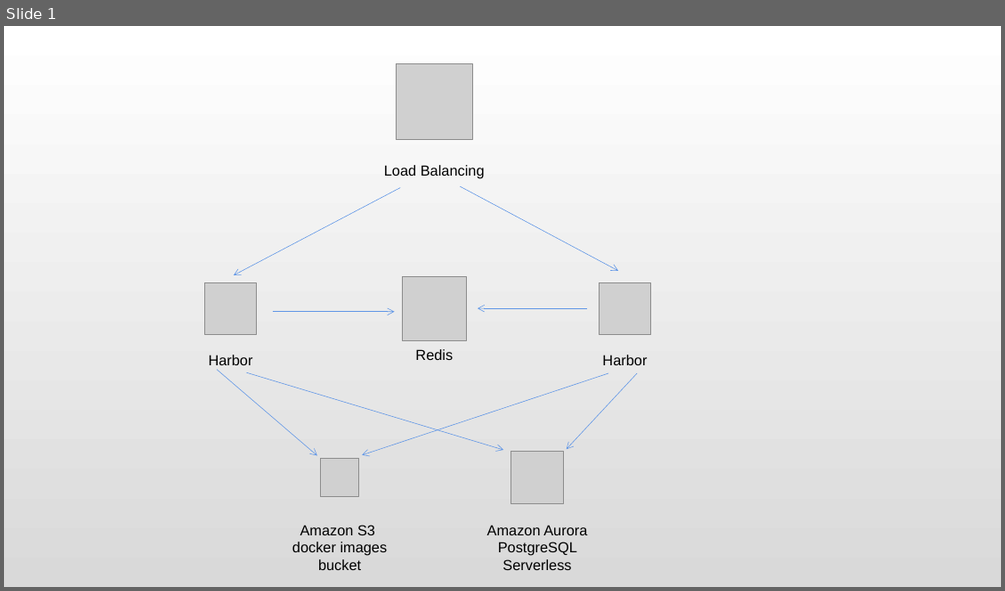
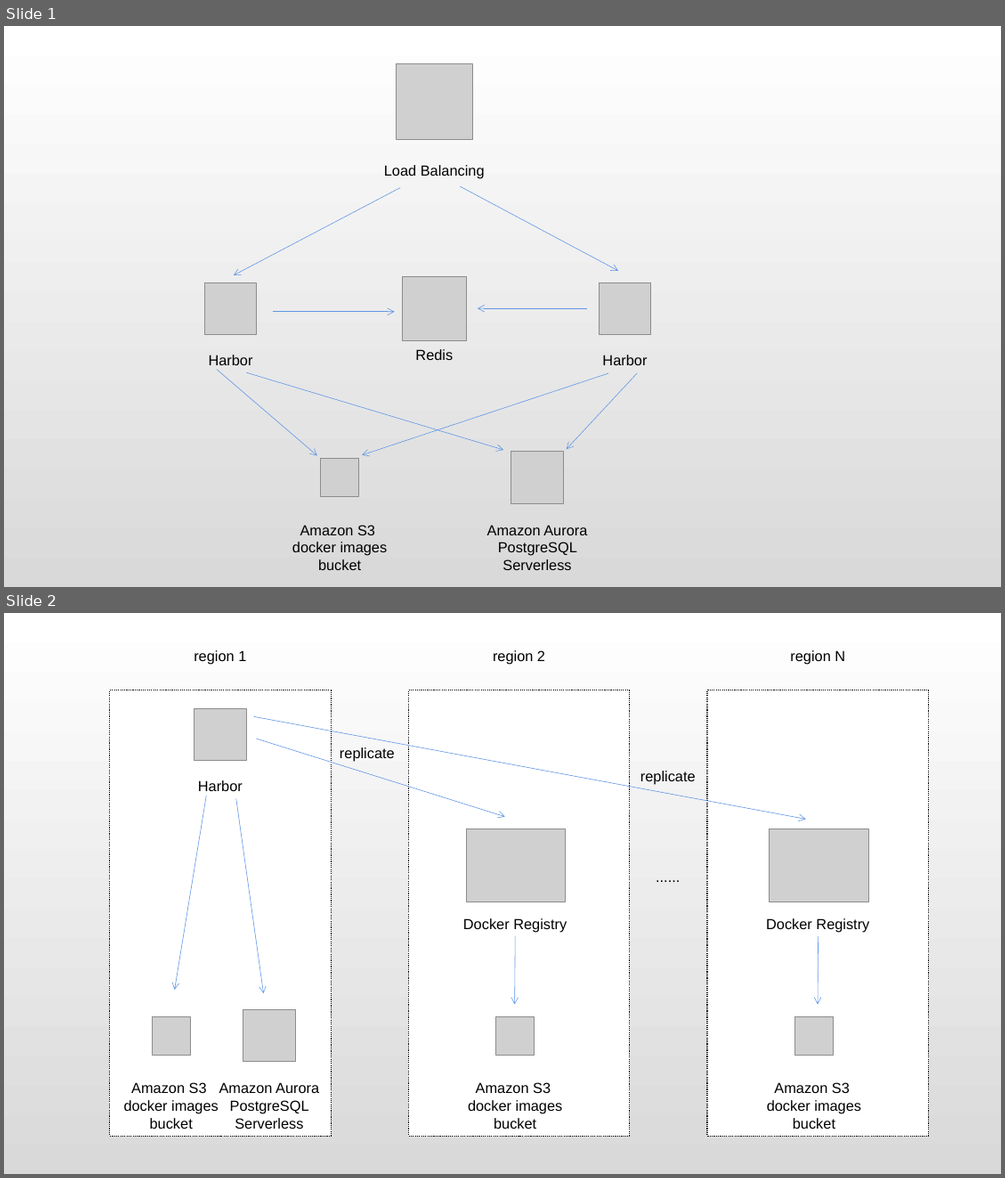
Before and after one commit to HuangDi1234/Doc, a slide deck: harbor_img/architecture.pptx. Shown one above the other, each under a label of ours: slide 1 before the commit, slides 1 and 2 after it. The pictures are 1005x591 and 1005x1178 pixels, drawn with LibreOffice and Linux fonts; fonts in the diff are those of the drawing; grey boxes stand for pictures. Boxes give left, top, right and bottom in pixels: in the first picture for what was removed or moved away, otherwise in the second. Text is boxed around its words. In the diff, an @@ line names an element or a change of style, - is before the commit and + after.

```diff
--- a/harbor_img/architecture.pptx
+++ b/harbor_img/architecture.pptx
@@ slide 2 added at (x1=4, y1=613, x2=1001, y2=1174), background #FFFFFF @@
@@ text added at (x1=194, y1=650, x2=246, y2=664), 14 pt, text #000000 @@
+region 1
@@ text added at (x1=493, y1=650, x2=545, y2=664), 14 pt, text #000000 @@
+region 2
@@ text added at (x1=790, y1=650, x2=845, y2=664), 14 pt, text #000000 @@
+region N
@@ rectangle added at (x1=109, y1=690, x2=331, y2=1135), fill #FFFFFF, outline #000000 1 pt dashed @@
@@ rectangle added at (x1=409, y1=690, x2=630, y2=1135), fill #FFFFFF, outline #000000 1 pt dashed @@
@@ rectangle added at (x1=707, y1=690, x2=928, y2=1135), fill #FFFFFF, outline #000000 1 pt dashed @@
@@ picture added at (x1=194, y1=709, x2=245, y2=761) @@
@@ arrow added from (254, 717) to (806, 819), #6096E6 0.5 pt @@
@@ arrow added from (256, 738) to (505, 817), #6096E6 0.5 pt @@
@@ text added at (x1=340, y1=747, x2=395, y2=762), 14 pt, text #000000 @@
+replicate
@@ text added at (x1=640, y1=771, x2=696, y2=785), 14 pt, text #000000 @@
+replicate
@@ arrow added from (207, 795) to (175, 989), #6096E6 0.5 pt @@
@@ text added at (x1=198, y1=780, x2=243, y2=791), 14 pt, text #000000 @@
+Harbor
@@ arrow added from (235, 798) to (264, 994), #6096E6 0.5 pt @@
@@ picture added at (x1=466, y1=829, x2=566, y2=901) @@
@@ picture added at (x1=769, y1=829, x2=868, y2=901) @@
@@ text added at (x1=607, y1=864, x2=730, y2=890), 14 pt, text #000000 @@
+......
@@ text added at (x1=463, y1=918, x2=566, y2=933), 14 pt, text #000000 @@
+Docker Registry
@@ text added at (x1=766, y1=918, x2=869, y2=933), 14 pt, text #000000 @@
+Docker Registry
@@ arrow added from (516, 936) to (515, 1004), #6096E6 0.5 pt @@
@@ arrow added from (818, 936) to (817, 1004), #6096E6 0.5 pt @@
@@ picture added at (x1=243, y1=1009, x2=295, y2=1061) @@
@@ picture added at (x1=152, y1=1016, x2=190, y2=1054) @@
@@ picture added at (x1=496, y1=1016, x2=534, y2=1054) @@
@@ picture added at (x1=795, y1=1016, x2=833, y2=1054) @@
@@ text added at (x1=124, y1=1082, x2=218, y2=1128), 14 pt, text #000000 @@
+Amazon S3
+docker images bucket
@@ text added at (x1=219, y1=1082, x2=319, y2=1128), 14 pt, text #000000 @@
+Amazon Aurora PostgreSQL Serverless
@@ text added at (x1=468, y1=1082, x2=563, y2=1128), 14 pt, text #000000 @@
+Amazon S3
+docker images bucket
@@ text added at (x1=767, y1=1082, x2=861, y2=1128), 14 pt, text #000000 @@
+Amazon S3
+docker images bucket
```
Also in this commit, not shown: 2 other slides added.
